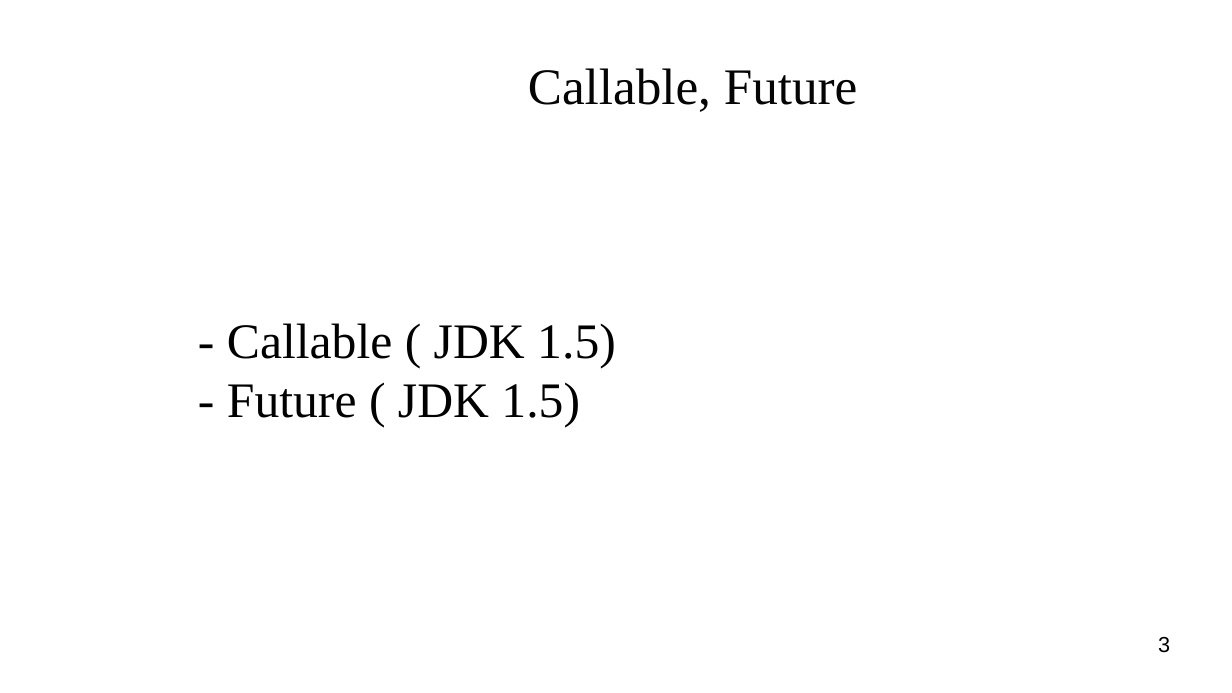
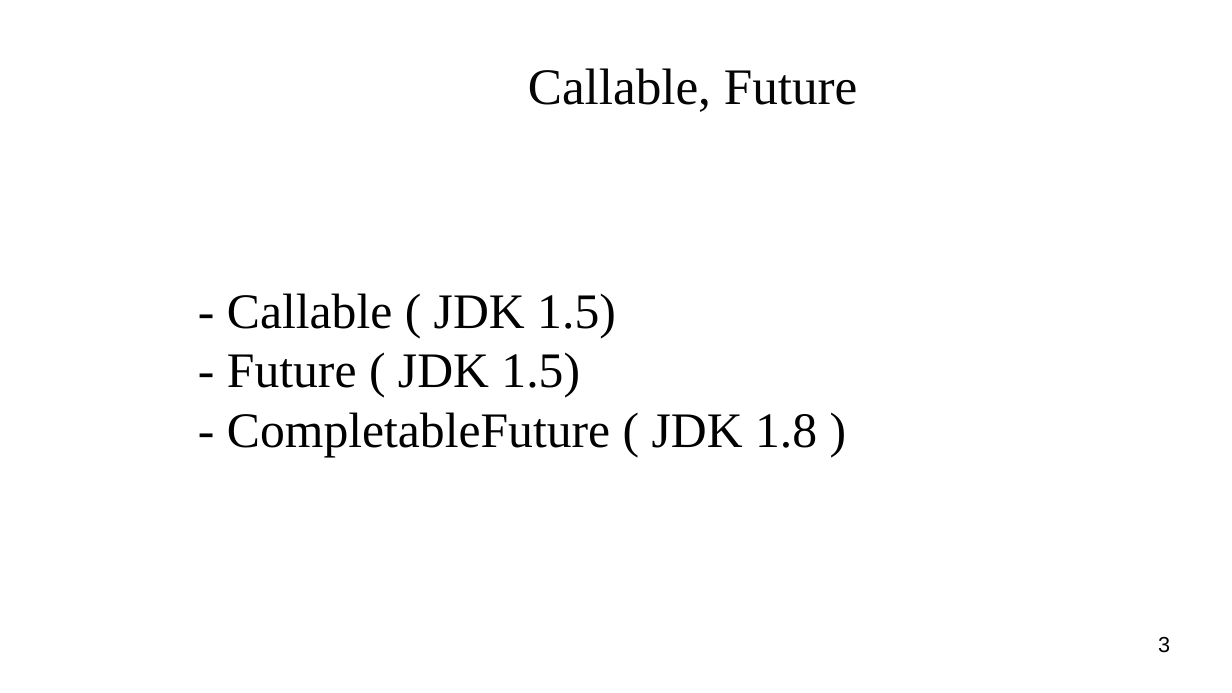
Before and after one commit to hoangdangduy/Slide_Multithread_TCBS, a slide deck: slide 3 of slide multi thread.odp. Drawn at 1232x693 pixels with LibreOffice and Linux fonts; fonts in the diff are those of the drawing; background and template pictures are left out. Boxes give left, top, right and bottom in pixels: in the first picture for what was removed or moved away, otherwise in the second. Text is boxed around its words. In the diff, an @@ line names an element or a change of style, - is before the commit and + after.

Commit message:
edit slide, add code

```diff
--- a/slide multi thread.odp
+++ b/slide multi thread.odp
@@ subtitle at <box>227,412,817,457</box>: paragraph added @@
+- CompletableFuture ( JDK 1.8 )
```
Also in this commit, not shown: 1 other slide changed, 20 other files.
